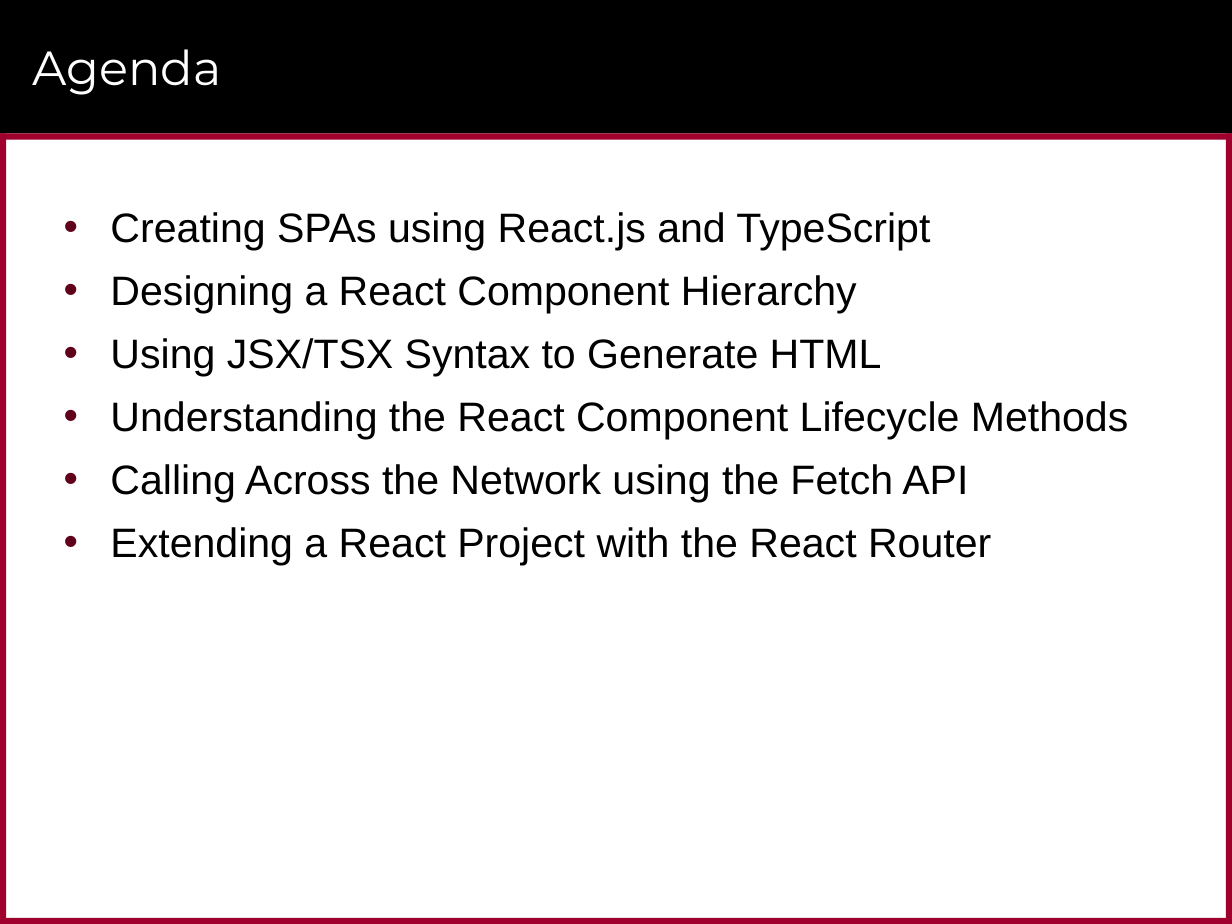
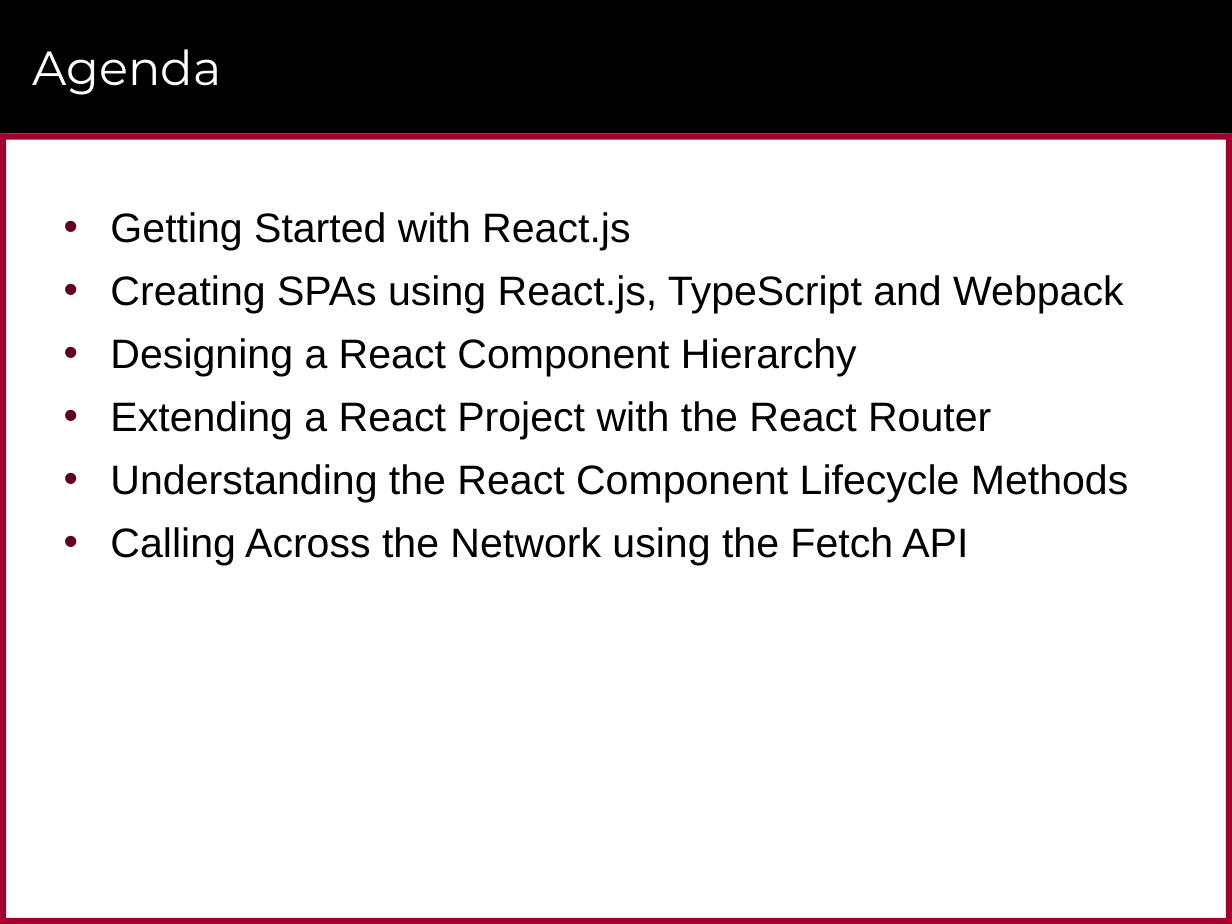
Before and after one commit to CriticalPathTraining/MSD365_Courseware, a slide deck: slide 2 of 03 React.pptx. Drawn at 1232x924 pixels with LibreOffice and Linux fonts; fonts in the diff are those of the drawing; background and template pictures are left out. Boxes give left, top, right and bottom in pixels: in the first picture for what was removed or moved away, otherwise in the second. Text is boxed around its words. In the diff, an @@ line names an element or a change of style, - is before the commit and + after.

```diff
--- a/03 React.pptx
+++ b/03 React.pptx
@@ text at (110, 212, 1123, 313): text changed @@
-• Creating SPAs using React.js and TypeScript
+• Getting Started with React.js
+• Creating SPAs using React.js, TypeScript and Webpack
@@ text at (110, 401, 991, 439): text changed @@
-• Using JSX/TSX Syntax to Generate HTML
+• Extending a React Project with the React Router
@@ text at (110, 527, 991, 565): paragraph removed @@
-• Extending a React Project with the React Router
```
Also in this commit, not shown: 29 slides added, 3 slides removed, 19 other files.
